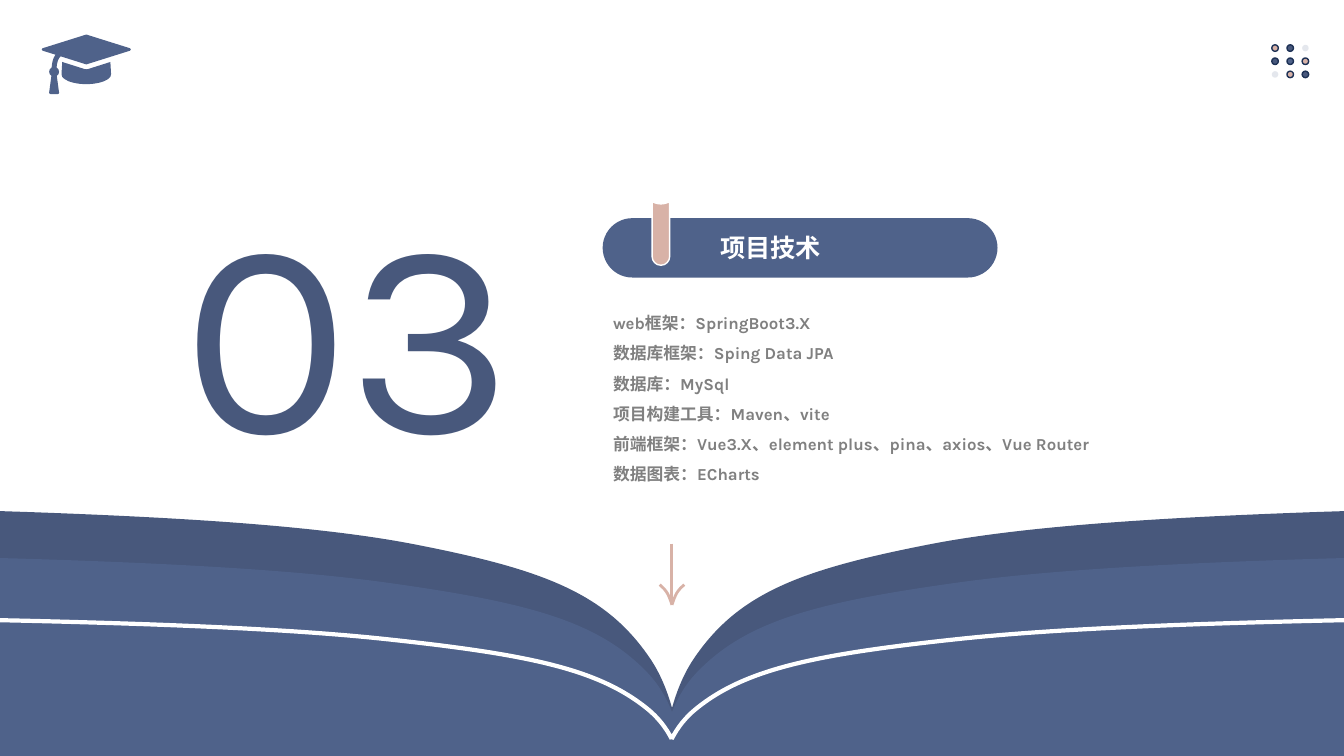
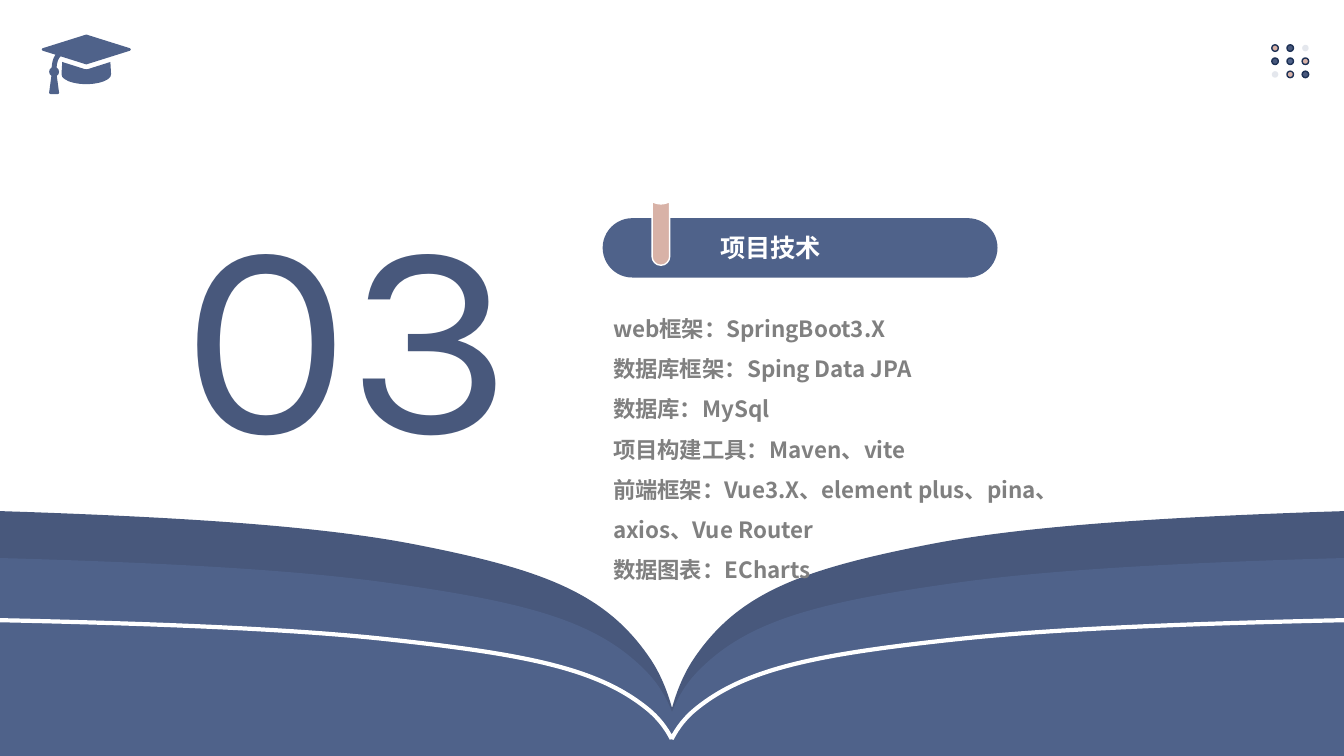
Before and after one commit to LBCrobots/University-Teaching-Management-and-Service-Platform, a slide deck: slide 7 of 文档/学生信息管理系统答辩.pptx (slide 6 before the commit). Drawn at 1344x756 pixels with LibreOffice and Linux fonts; fonts in the diff are those of the drawing. Boxes give left, top, right and bottom in pixels: in the first picture for what was removed or moved away, otherwise in the second. Text is boxed around its words. In the diff, an @@ line names an element or a change of style, - is before the commit and + after.

```diff
--- a/文档/学生信息管理系统答辩.pptx
+++ b/文档/学生信息管理系统答辩.pptx
@@ text "web框架：SpringBoot3.X" at (613,318,1058,584): size 12 to 16 pt, font Karla to Noto Sans CJK SC @@
@@ line removed from (671, 543) to (671, 604) @@
@@ freeform shape removed at (660,585,673,605) @@
@@ freeform shape removed at (673,585,685,605) @@
```
Also in this commit, not shown: 2 other slides changed, 1 slide added, 9 other files.
